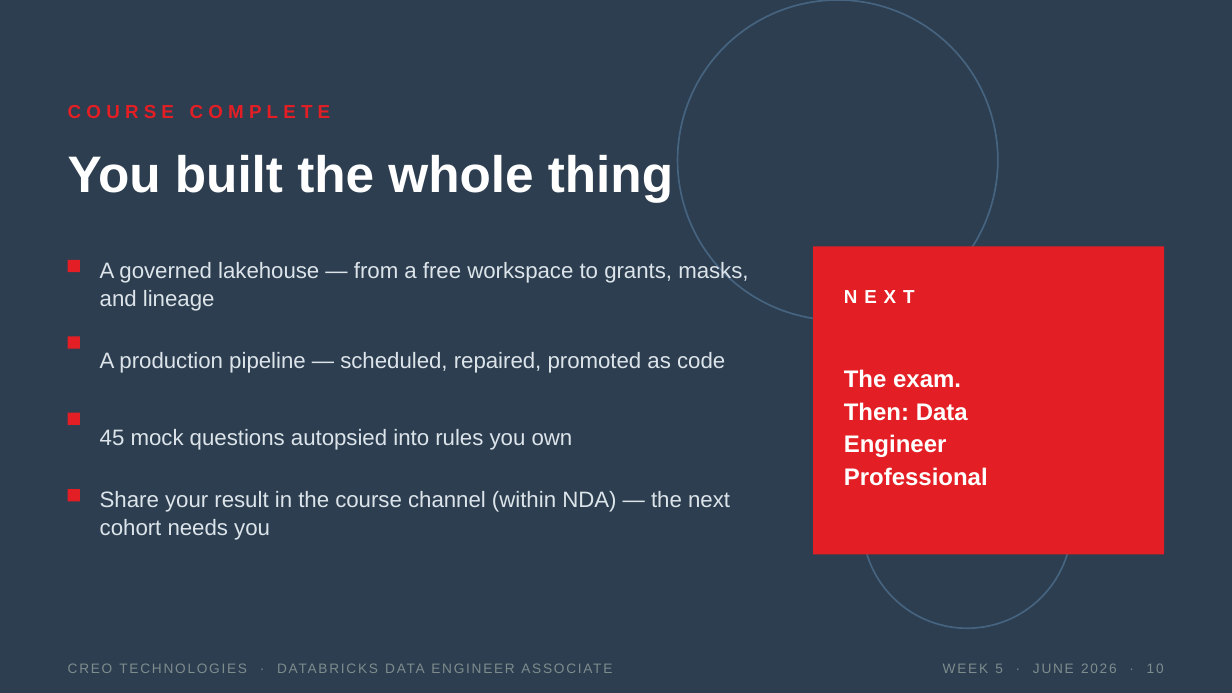
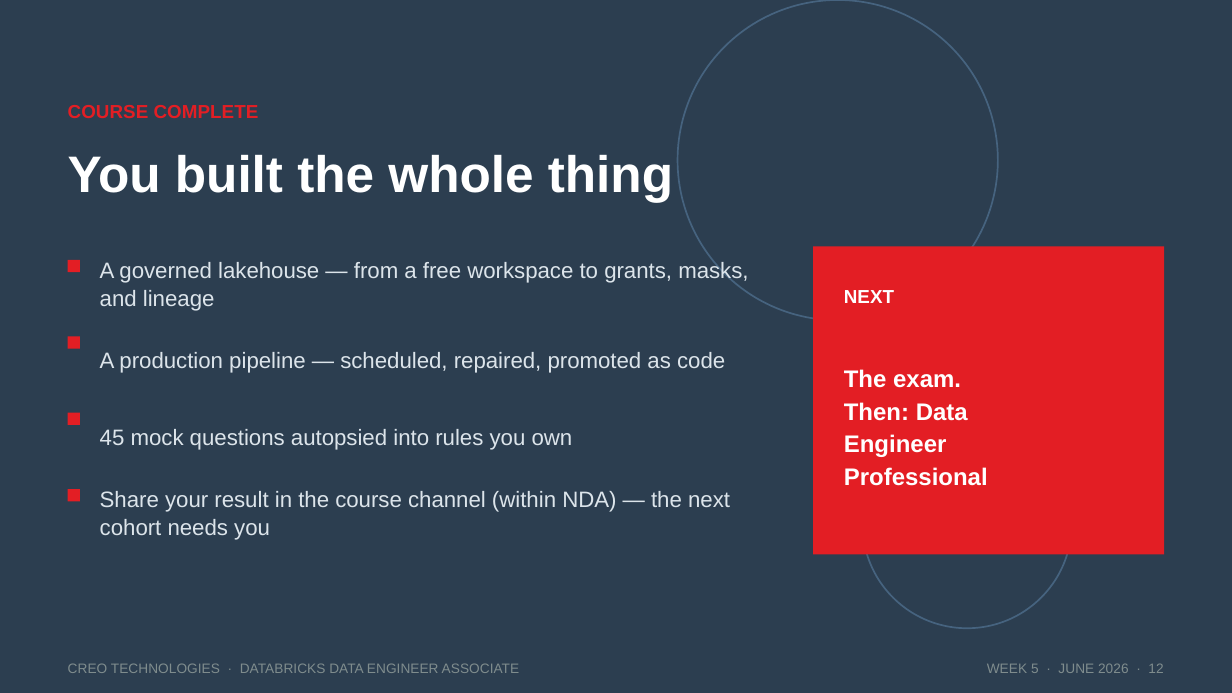
Before and after one commit to tatwan/Databricks_DE_Associate, a slide deck: slide 12 of slides/Week5_Capstone_ExamReadiness.pptx (slide 10 before the commit). Drawn at 1232x693 pixels with LibreOffice and Linux fonts; fonts in the diff are those of the drawing. Boxes give left, top, right and bottom in pixels: in the first picture for what was removed or moved away, otherwise in the second. Text is boxed around its words. In the diff, an @@ line names an element or a change of style, - is before the commit and + after.

```diff
--- a/slides/Week5_Capstone_ExamReadiness.pptx
+++ b/slides/Week5_Capstone_ExamReadiness.pptx
@@ text "COURSE COMPLETE" at (68,105,259,118): letter spacing 3 to 0 pt @@
@@ text "NEXT" at (844,290,894,303): letter spacing 4 to 0 pt @@
@@ text "CREO TECHNOLOGIES · DATABRICKS DATA ..." at (68,663,520,673): letter spacing 1 to 0 pt @@
@@ text at (987,663,1163,673): text changed @@
-WEEK 5 · JUNE 2026 · 10
+WEEK 5 · JUNE 2026 · 12
```
Also in this commit, not shown: 9 other slides changed, 2 slides added, 2 other files.
